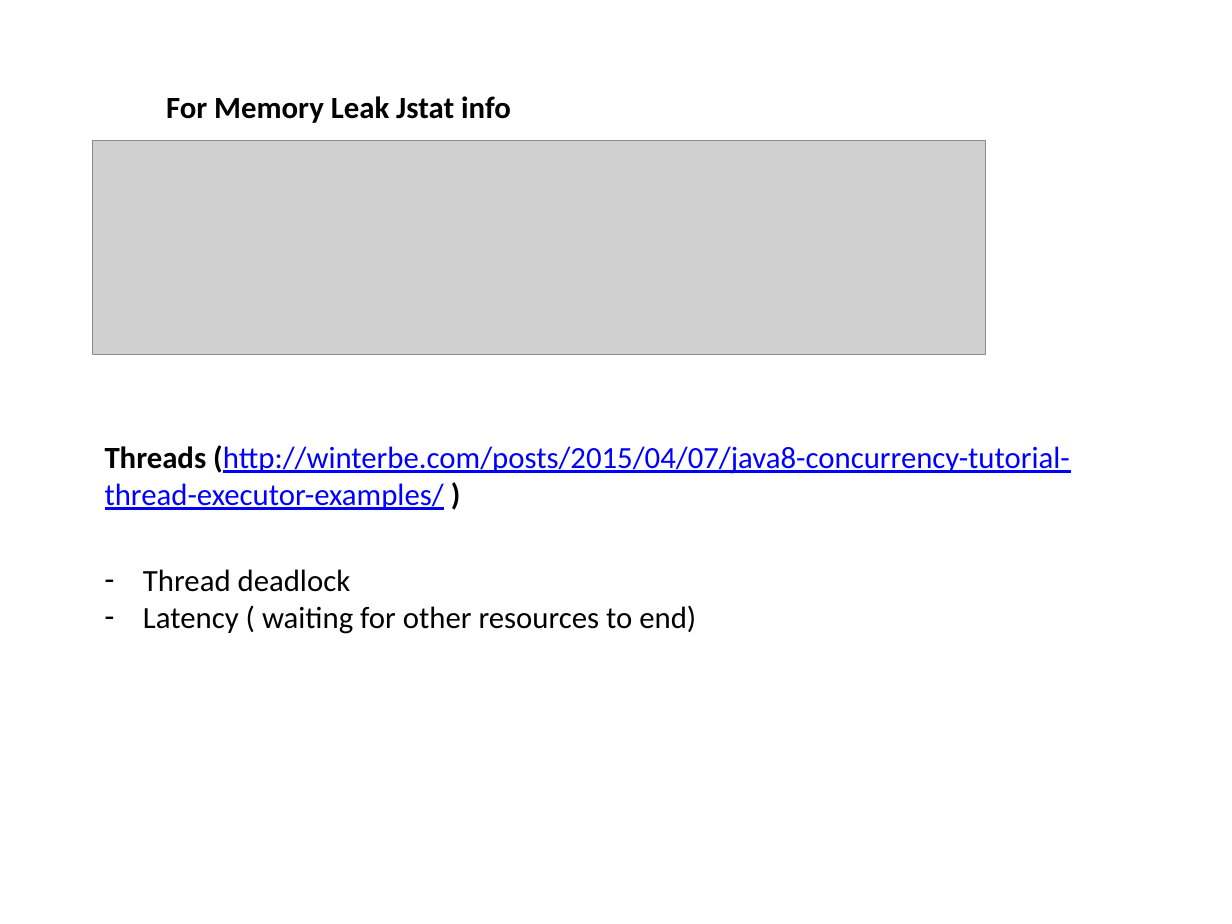
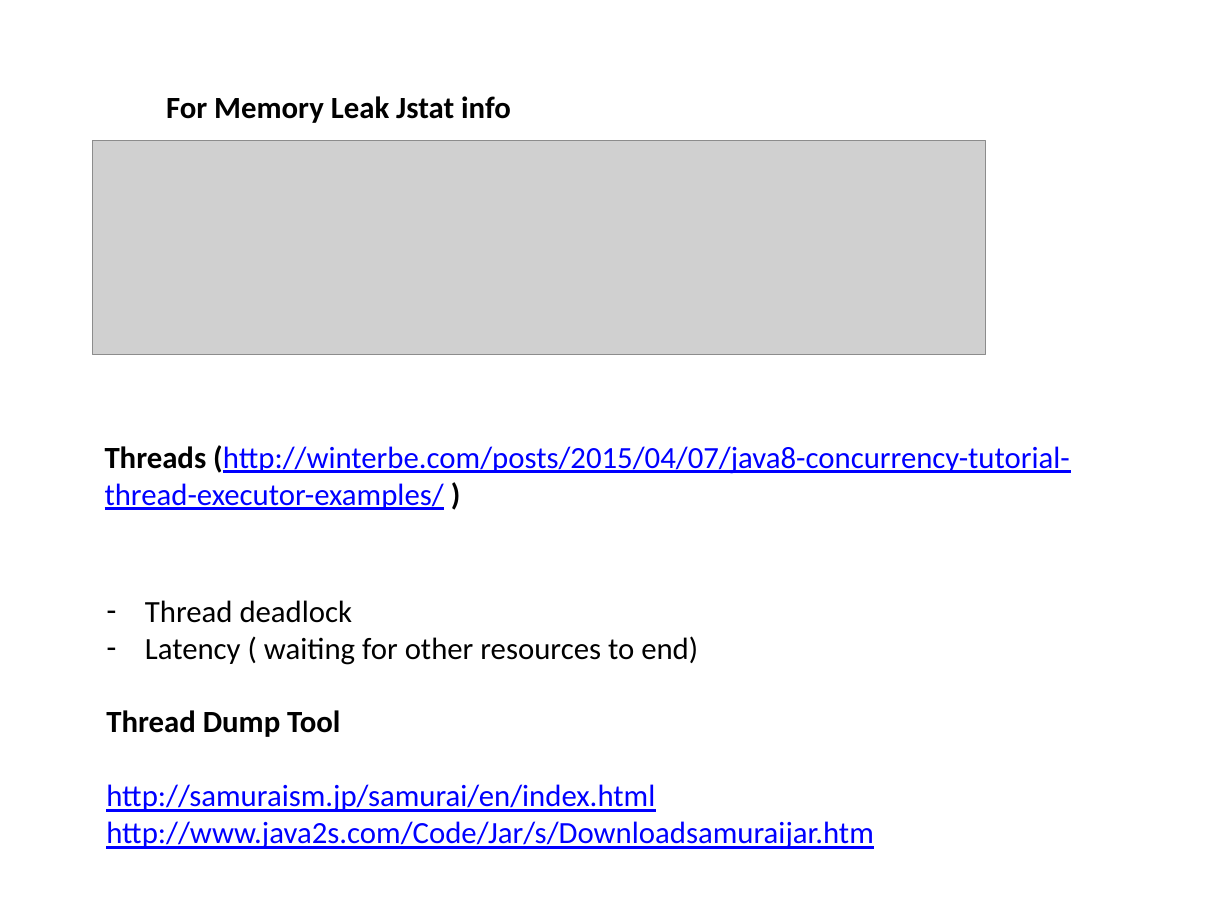
Before and after one commit to mdparthi/JavaPerformanceTuning, a slide deck: slide 13 of JPTInfo.pptx. Drawn at 1232x924 pixels with LibreOffice and Linux fonts; fonts in the diff are those of the drawing; grey boxes stand for pictures. Boxes give left, top, right and bottom in pixels: in the first picture for what was removed or moved away, otherwise in the second. Text is boxed around its words. In the diff, an @@ line names an element or a change of style, - is before the commit and + after.

```diff
--- a/JPTInfo.pptx
+++ b/JPTInfo.pptx
@@ text "Thread deadlock": place and size @@
-text "Thread deadlock" at [143, 569, 696, 634]
+text "Thread deadlock" at [106, 600, 873, 849]
@@ text at [106, 710, 873, 849]: paragraphs added @@
+Thread Dump Tool
+http://samuraism.jp/samurai/en/index.html
+http://www.java2s.com/Code/Jar/s/Downloadsamuraijar.htm
```
Also in this commit, not shown: 1 other file.
